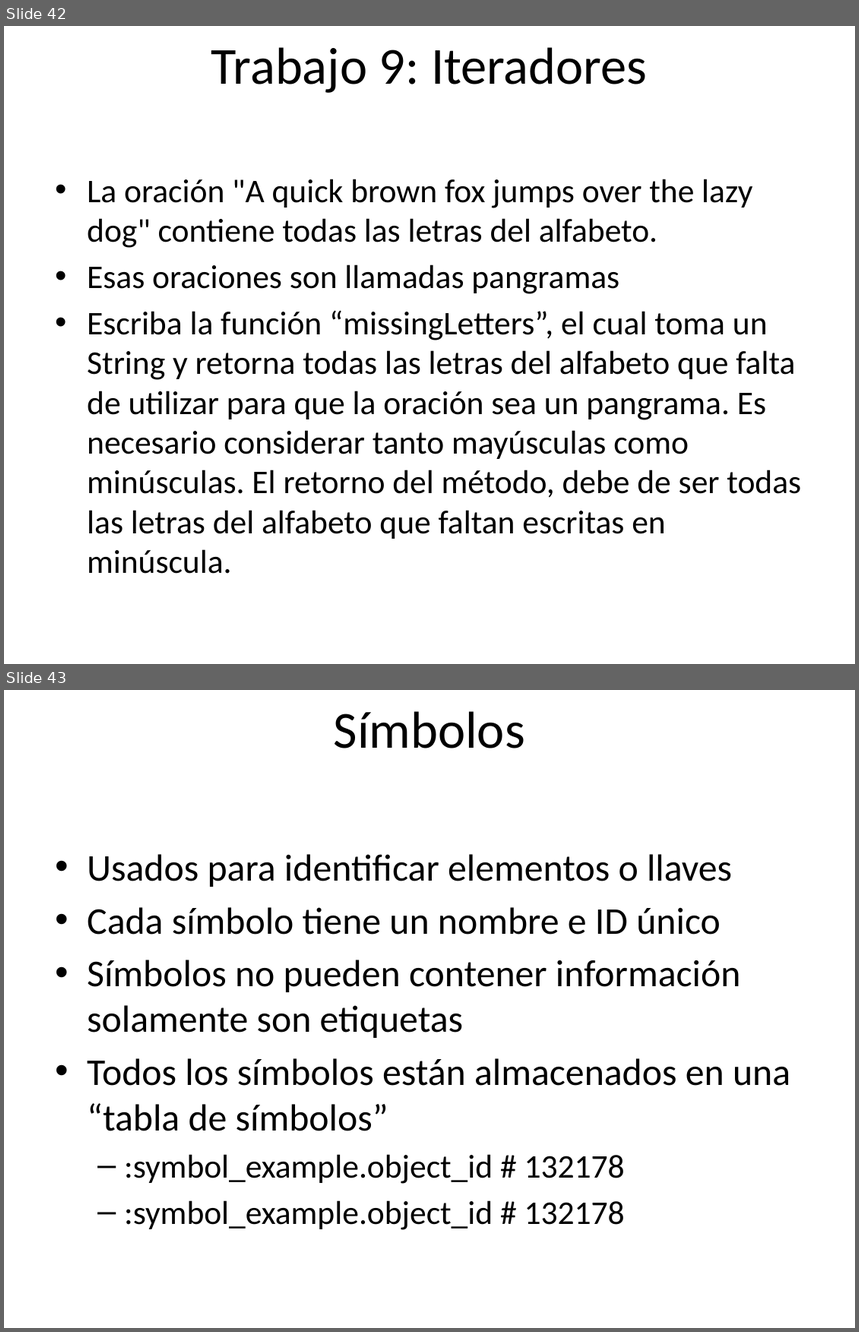
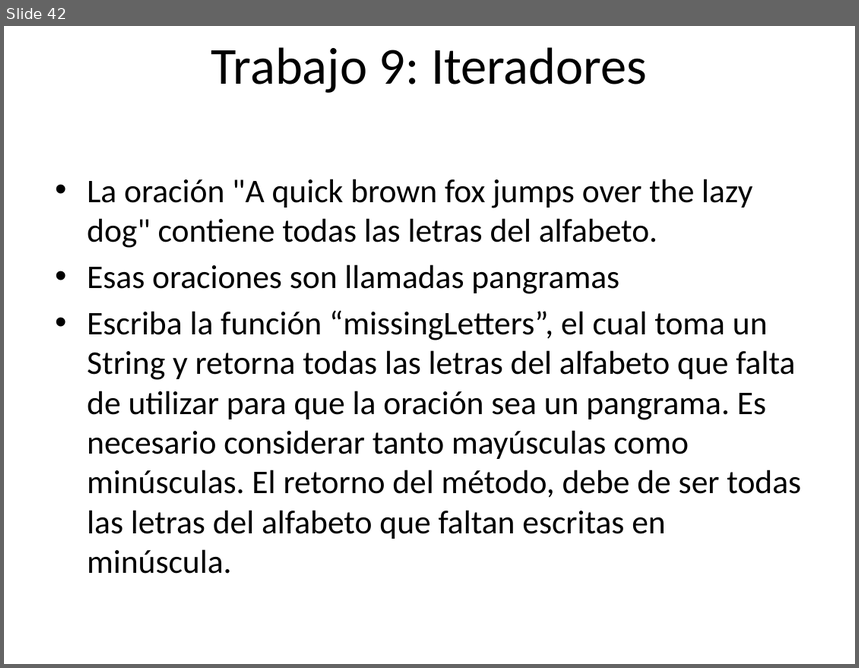
Before and after one commit to rarodriguez/curso_rails, a slide deck: presentaciones/Clase 1-Introduccion a Ruby.pptx. Shown one above the other, each under a label of ours: slides 42 and 43 before the commit, slide 42 after it. The pictures are 859x1332 and 859x668 pixels, drawn with LibreOffice and Linux fonts; fonts in the diff are those of the drawing; background and template pictures are left out. Boxes give left, top, right and bottom in pixels: in the first picture for what was removed or moved away, otherwise in the second. Text is boxed around its words. In the diff, an @@ line names an element or a change of style, - is before the commit and + after.

```diff
--- a/presentaciones/Clase 1-Introduccion a Ruby.pptx
+++ b/presentaciones/Clase 1-Introduccion a Ruby.pptx
@@ slide 43 removed at [4, 690, 855, 1328], background picture (left out) @@
@@ title removed at [334, 711, 525, 749] @@
-Símbolos
@@ text removed at [87, 854, 791, 1230] @@
-• Usados para identificar elementos o llaves
-• Cada símbolo tiene un nombre e ID único
-• Símbolos no pueden contener información solamente son etiquetas
-• Todos los símbolos están almacenados en una “tabla de símbolos”
-  – :symbol_example.object_id # 132178
-  – :symbol_example.object_id # 132178
```
Also in this commit, not shown: 1 slide changed, 26 other slides removed, 2 other files.
